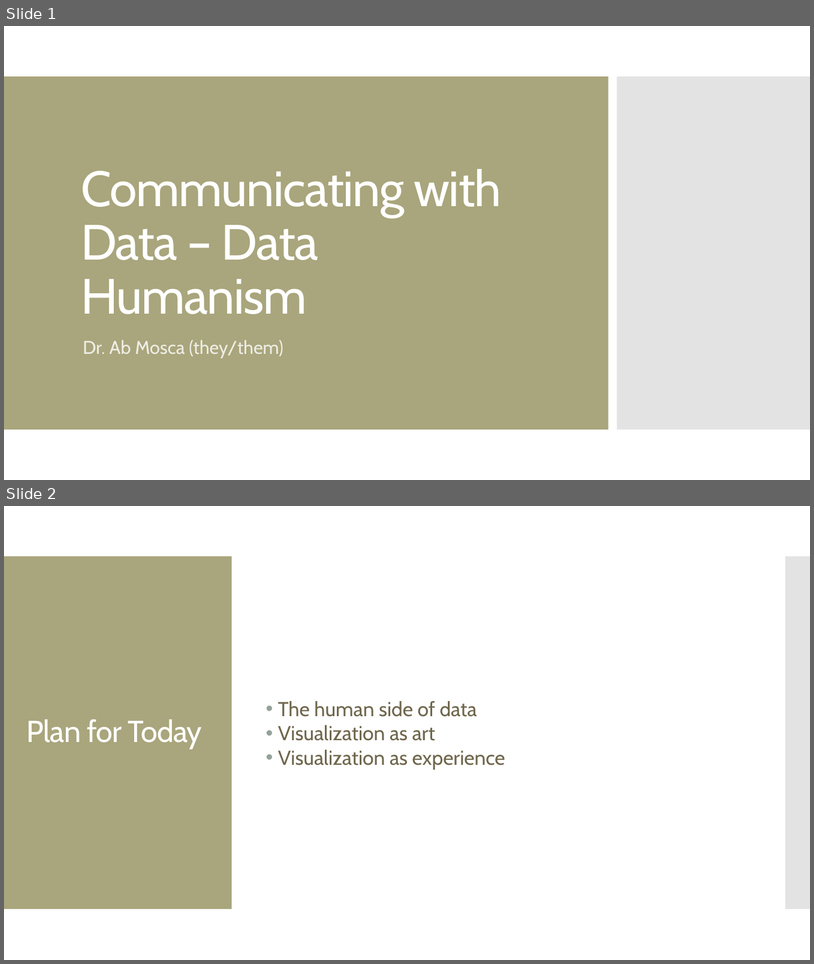
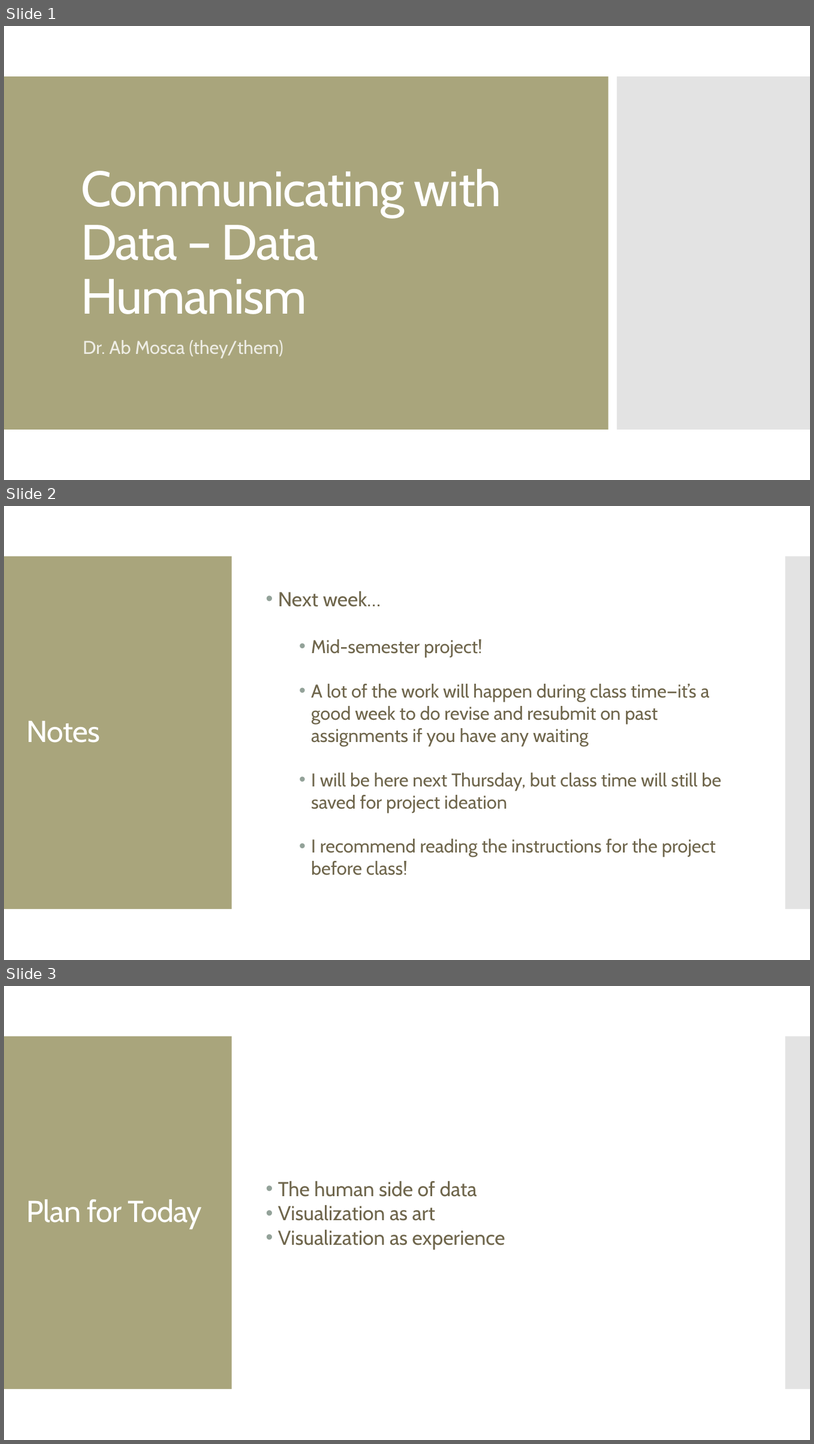
Before and after one commit to amosca01/SDS-CSC109, a slide deck: slides/11-data-humanism.pptx. Shown one above the other, each under a label of ours: slides 1 and 2 before the commit, slides 1, 2 and 3 after it. The pictures are 814x964 and 814x1444 pixels, drawn with LibreOffice and Linux fonts; fonts in the diff are those of the drawing. Boxes give left, top, right and bottom in pixels: in the first picture for what was removed or moved away, otherwise in the second. Text is boxed around its words. In the diff, an @@ line names an element or a change of style, - is before the commit and + after.

Commit message:
class

```diff
--- a/slides/11-data-humanism.pptx
+++ b/slides/11-data-humanism.pptx
@@ slide 2 added at (x1=4, y1=506, x2=810, y2=960), background #FFFFFF; not listed: 2 template elements that a slide beside it also shows @@
@@ text added at (x1=278, y1=591, x2=722, y2=875), 22 pt, text #6F664C @@
+• Next week…
+  • Mid-semester project!
+  • A lot of the work will happen during class time—it’s a good week to do revise and resubmit on past assignments if you have any waiting
+  • I will be here next Thursday, but class time will still be saved for project ideation
+  • I recommend reading the instructions for the project before class!
@@ title added at (x1=27, y1=721, x2=100, y2=742), 36 pt, text #FFFFFF @@
+Notes
@@ what was slide 2 is now slide 3 @@
```
Also in this commit, not shown: 3 other files.
